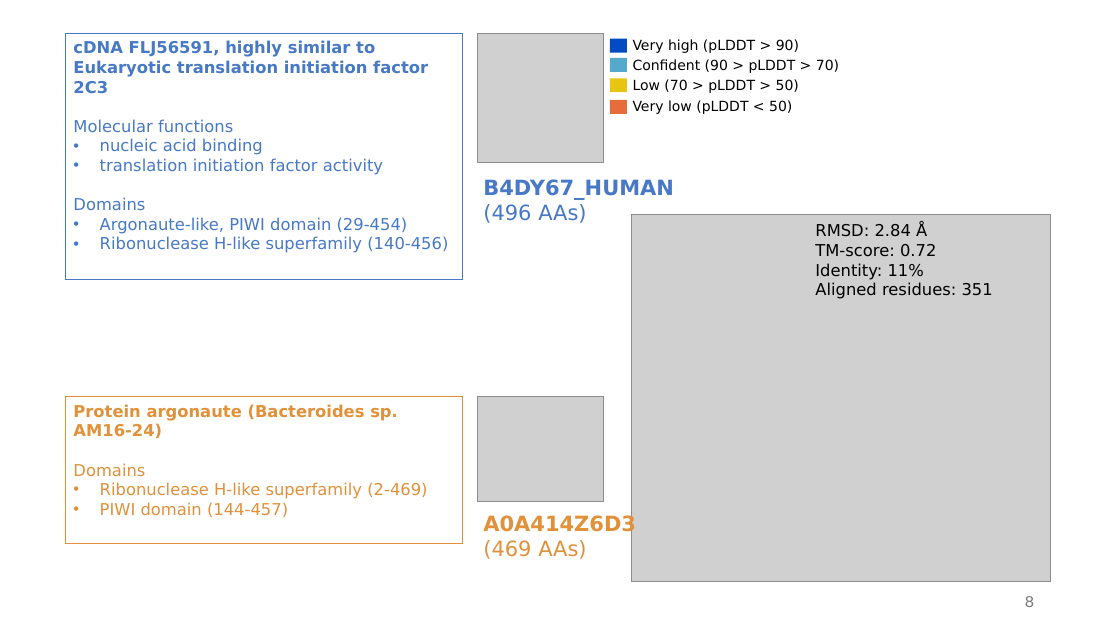
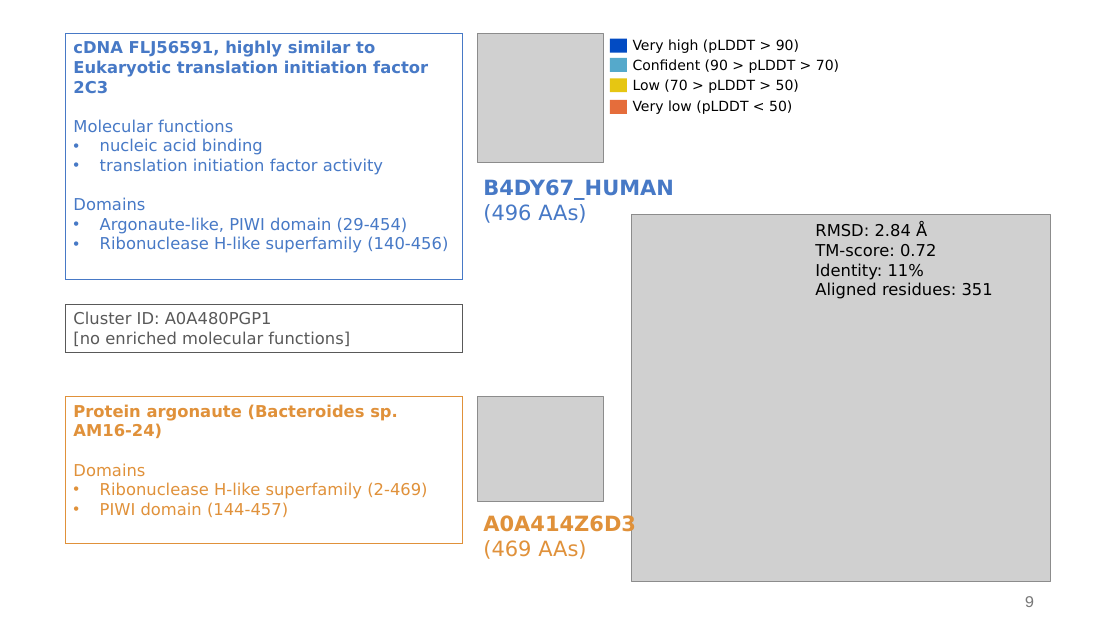
Before and after one commit to juliandeanmoran/BISSH, a slide deck: slide 9 of vis/reports/2026-02-19_projectUpdate_1_jmoran.pptx (slide 8 before the commit). Drawn at 1120x630 pixels with LibreOffice and Linux fonts; fonts in the diff are those of the drawing; grey boxes stand for pictures. Boxes give left, top, right and bottom in pixels: in the first picture for what was removed or moved away, otherwise in the second. Text is boxed around its words. In the diff, an @@ line names an element or a change of style, - is before the commit and + after.

Commit message:
Computed GO-term encrichment per cluster.

```diff
--- a/vis/reports/2026-02-19_projectUpdate_1_jmoran.pptx
+++ b/vis/reports/2026-02-19_projectUpdate_1_jmoran.pptx
@@ rectangle added at [66, 304, 463, 352], outline #595959 0.75 pt, 14 pt, text #595959 @@
+Cluster ID: A0A480PGP1
+[no enriched molecular functions]
@@ page number at [1025, 596, 1035, 607]: text changed @@
-8
+9
```
Also in this commit, not shown: 3 other slides changed, 1 slide added, 2 other files.
